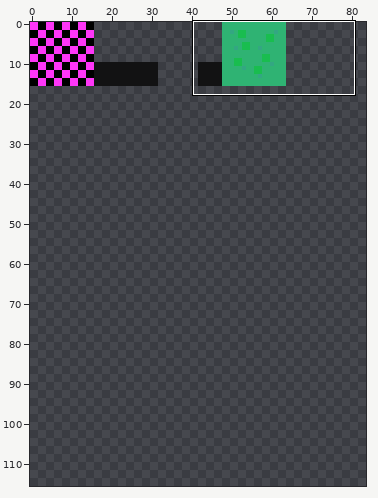
A sprite sheet gets an edit: data/tiles.png. The picture above shows the old version from afar; the outline marks the close-up.
Close-up. Before the commit:
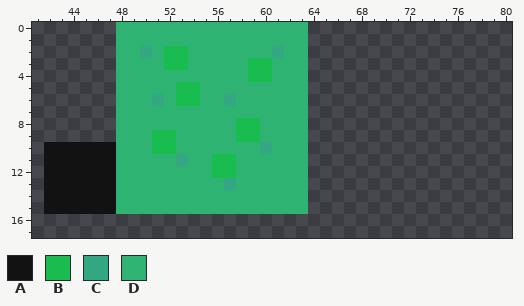
The file is 512x512 pixels. Shown: x 41..80, y 0..17. The wide view leaves out empty margins. The commit also changed other parts of the picture, which this record leaves out.
Palette (. is transparent): A #121213  B #19bd4f  C #33a782  D #2fb373
Now the later version:
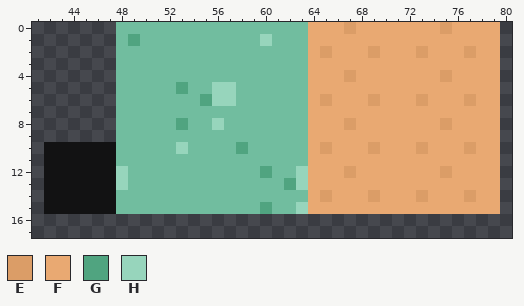
Colours new in this view: E #db9d67  F #e9a972  G #50a480  H #97d5bc
The exact change:
colour D: #2fb373 -> #71bd9f
y 0: x 64..79 ................ -> FFFEFFFFFFFEFFFF
y 1: x 49 D -> G; x 60 D -> H; x 64..79 ................ -> FFFFFFFFFFFFFFFF
y 2: x 50 C -> D; x 52..53 BB -> DD; x 61 C -> D; x 64..79 ................ -> FEFFFEFFFEFFFEFF
y 3: x 52..53 BB -> DD; x 59..60 BB -> DD; x 64..79 ................ -> FFFFFFFFFFFFFFFF
y 4: x 59..60 BB -> DD; x 64..79 ................ -> FFFEFFFFFFFEFFFF
y 5: x 53..54 BB -> GD; x 56..57 DD -> HH; x 64..79 ................ -> FFFFFFFFFFFFFFFF
y 6: x 51 C -> D; x 53..57 BBDDC -> DDGHH; x 64..79 ................ -> FEFFFEFFFEFFFEFF
y 7: x 64..79 ................ -> FFFFFFFFFFFFFFFF
y 8: x 53 D -> G; x 56 D -> H; x 58..59 BB -> DD; x 64..79 ................ -> FFFEFFFFFFFEFFFF
y 9: x 51..52 BB -> DD; x 58..59 BB -> DD; x 64..79 ................ -> FFFFFFFFFFFFFFFF
y 10: x 51..53 BBD -> DDH; x 58 D -> G; x 60 C -> D; x 64..79 ................ -> FEFFFEFFFEFFFEFF
y 11: x 53 C -> D; x 56..57 BB -> DD; x 64..79 ................ -> FFFFFFFFFFFFFFFF
y 12: x 48 D -> H; x 56..57 BB -> DD; x 60 D -> G; x 63..79 D................ -> HFFFEFFFFFFFEFFFF
y 13: x 48 D -> H; x 57 C -> D; x 62..79 DD................ -> GHFFFFFFFFFFFFFFFF
y 14: x 64..79 ................ -> FEFFFEFFFEFFFEFF
y 15: x 60 D -> G; x 63..79 D................ -> HFFFFFFFFFFFFFFFF
